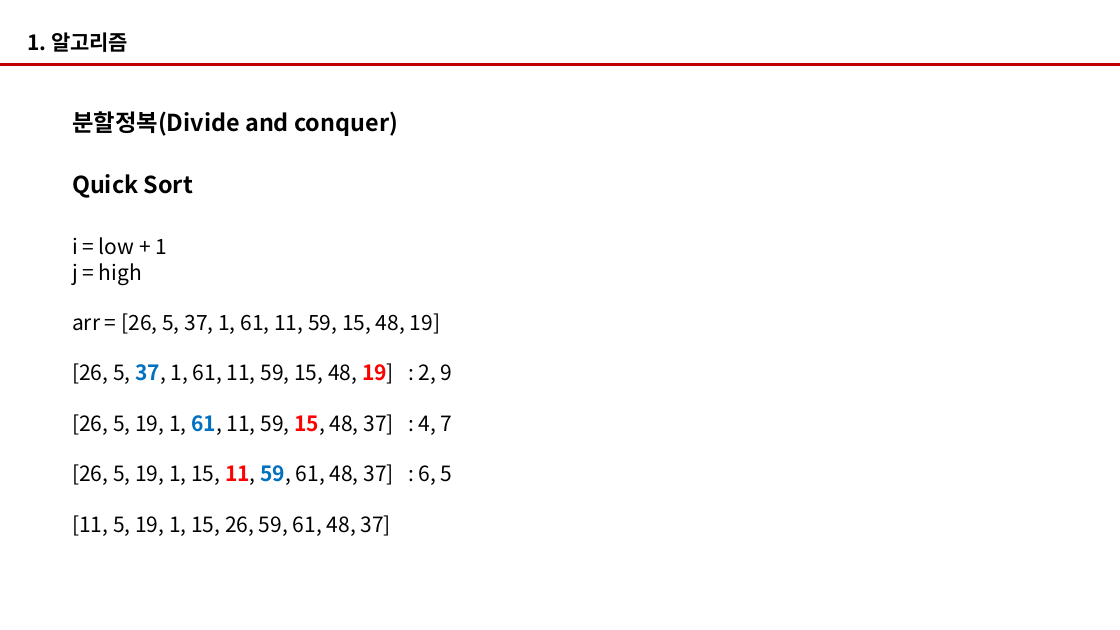
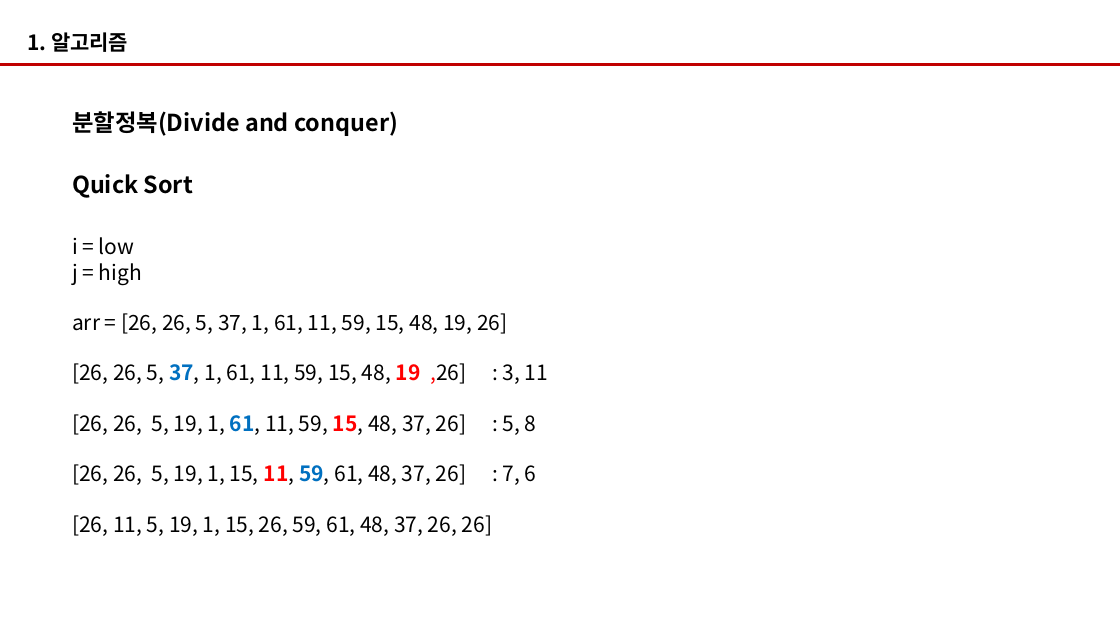
Before and after one commit to lectureazi/algorithm, a slide deck: slide 39 of 알고리즘수업자료.pptx. Drawn at 1120x630 pixels with LibreOffice and Linux fonts; fonts in the diff are those of the drawing. Boxes give left, top, right and bottom in pixels: in the first picture for what was removed or moved away, otherwise in the second. Text is boxed around its words. In the diff, an @@ line names an element or a change of style, - is before the commit and + after.

```diff
--- a/알고리즘수업자료.pptx
+++ b/알고리즘수업자료.pptx
@@ text at box(72, 237, 134, 255): text changed @@
-i = low + 1
+i = low
@@ text at box(72, 313, 548, 536): text changed @@
-arr = [26, 5, 37, 1, 61, 11, 59, 15, 48, 19]
-[26, 5, 37, 1, 61, 11, 59, 15, 48, 19] : 2, 9
-[26, 5, 19, 1, 61, 11, 59, 15, 48, 37] : 4, 7
-[26, 5, 19, 1, 15, 11, 59, 61, 48, 37] : 6, 5
-[11, 5, 19, 1, 15, 26, 59, 61, 48, 37]
+arr = [26, 26, 5, 37, 1, 61, 11, 59, 15, 48, 19, 26]
+[26, 26, 5, 37, 1, 61, 11, 59, 15, 48, 19 ,26] : 3, 11
+[26, 26, 5, 19, 1, 61, 11, 59, 15, 48, 37, 26] : 5, 8
+[26, 26, 5, 19, 1, 15, 11, 59, 61, 48, 37, 26] : 7, 6
+[26, 11, 5, 19, 1, 15, 26, 59, 61, 48, 37, 26, 26]
```
Also in this commit, not shown: 4 other slides changed, 27 other files.
